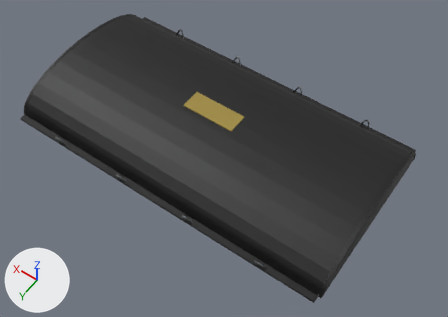
The glTF model porsche-911sc-engine/parts/air-cleaner-lid.glb as it was, and as the next commit left it.
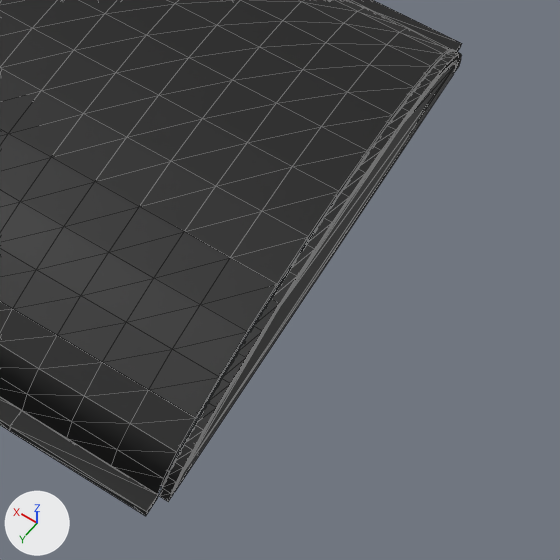
There are two pictures of each version: one whole from a 50 mm lens placed at (-307.0, 373.0, 984.0), pointed at (-35.0, -9.0, 384.0), one close up on the part from 60% to 100% of the width and 43% to 100% of the height. Lighting does not change. The marker at lower left points along +X, +Y and +Z. The older version's two pictures come first. The close-ups show mesh edges as thin lines. Where no turn or scale is listed for an object, it has been applied to the vertices. Vertices at exactly the same position are counted once.

In view in the first close-up: 'air-cleaner-lid:blackPlastic'.
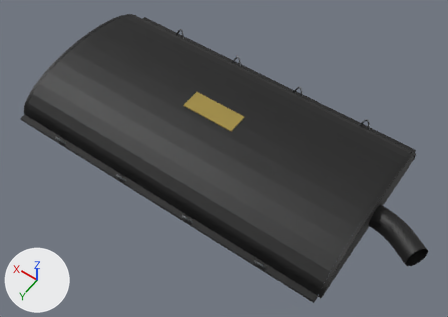
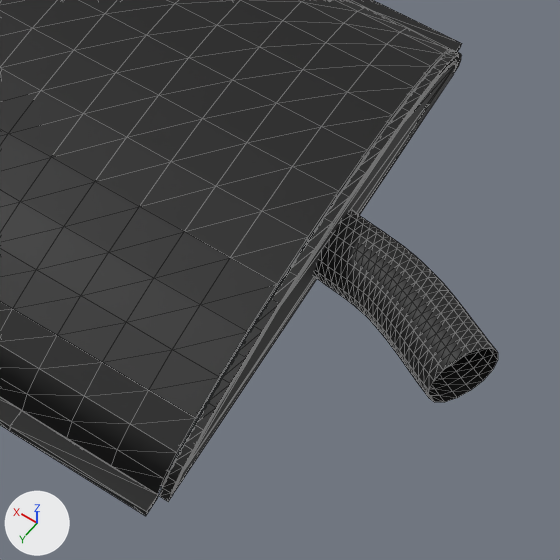
Where the newer file only moved an object's origin or applied its transform, the numbers keep the older frame.

The change, as a list of edits to the scene's bpy script:
```text
Change me_mesh_0:
    used by ob_air_cleaner_lid_blackplastic; location = (0.0, -36.0, 400.8)
    remove me_mesh_0.from_pydata(...)  # 1274 vertices, 2416 faces; spans x -224.0..224.0, y -125.0..125.0, z -23.0..23.0
    add me_mesh_0.from_pydata(...)  # 1674 vertices, 3184 faces; spans x -293.0..224.0, y -125.0..125.0, z -23.0..23.0
    me_mesh_0 part 1: a new loose piece of 400 vertices spanning x -293.0..-218.0, y -13.0..40.0, z -21.0..15.0, in mat_blackplastic (black #151515)
```

Location of each change, (x1, y1, x2, y2) in pixels of the close-ups (560 x 560 px):
'air-cleaner-lid:blackPlastic', reshaped: before (0, 0, 462, 516); after (0, 0, 498, 516)
part 1 of me_mesh_0, added: after (314, 210, 498, 402)
